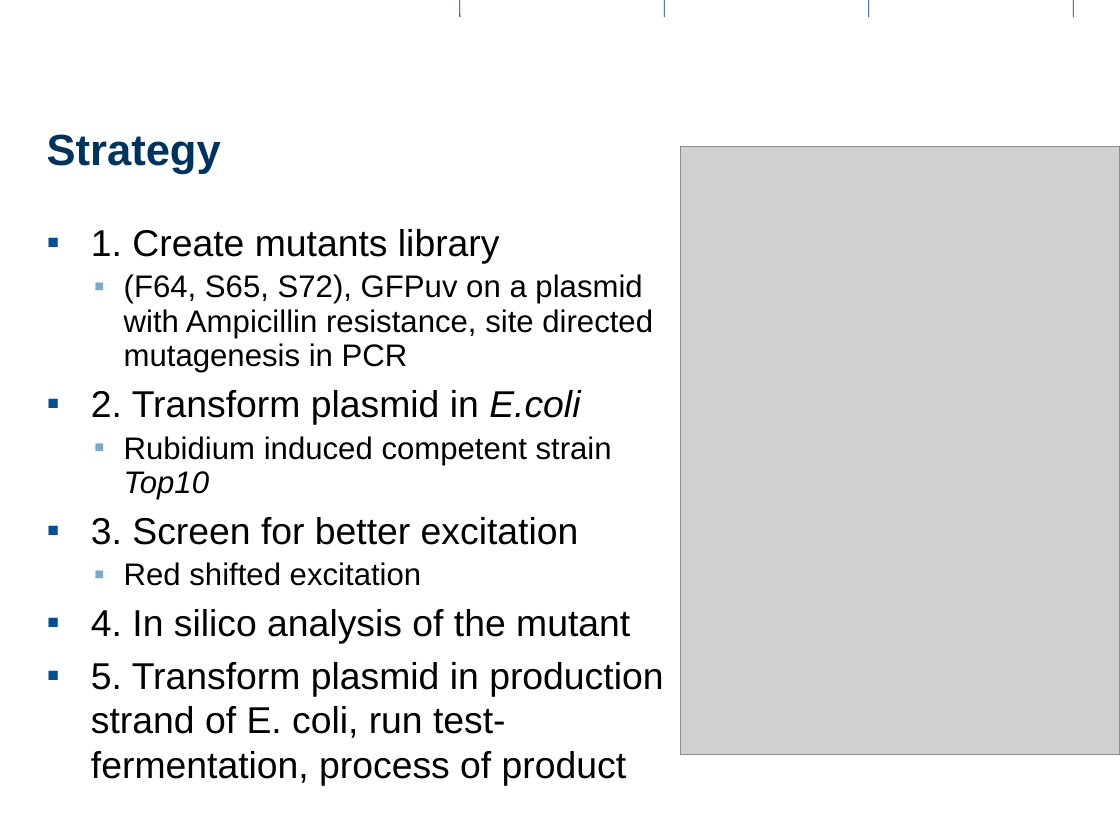
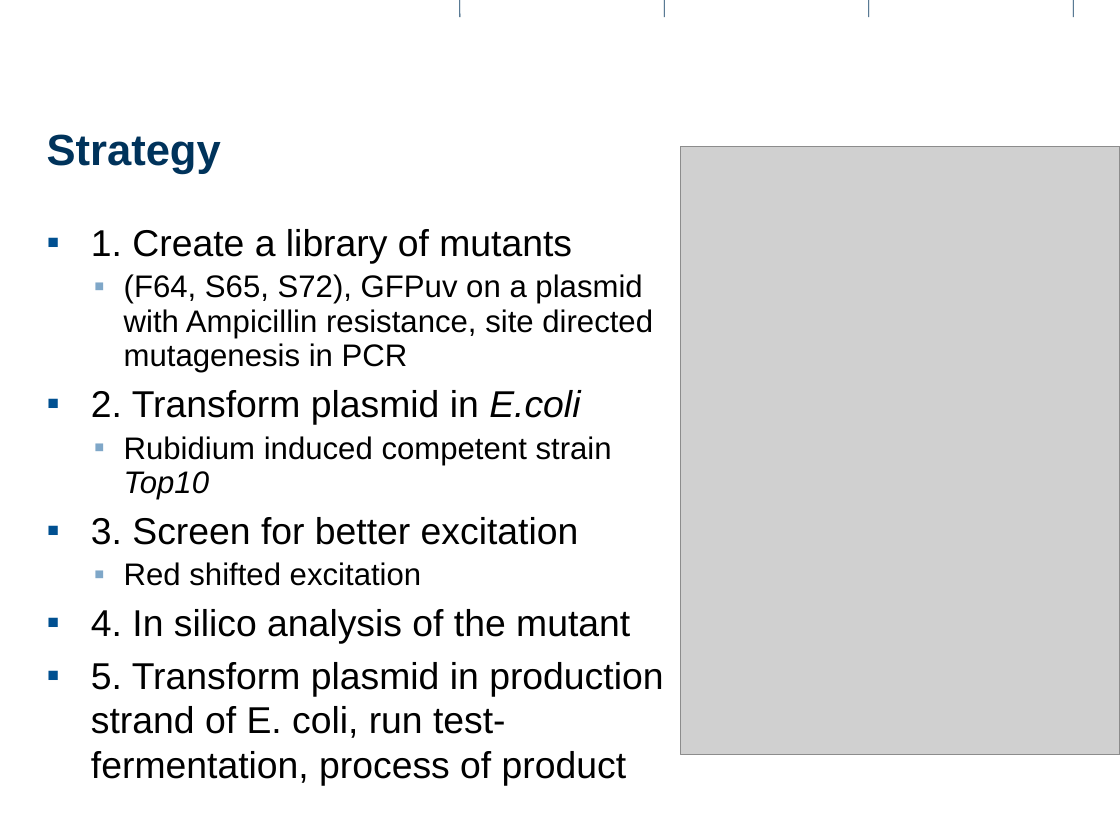
Before and after one commit to Pascal-Stucheli/Lab-Work, a slide deck: slide 4 of Presentation.pptx. Drawn at 1120x840 pixels with LibreOffice and Linux fonts; fonts in the diff are those of the drawing; grey boxes stand for pictures; background and template pictures are left out. Boxes give left, top, right and bottom in pixels: in the first picture for what was removed or moved away, otherwise in the second. Text is boxed around its words. In the diff, an @@ line names an element or a change of style, - is before the commit and + after.

```diff
--- a/Presentation.pptx
+++ b/Presentation.pptx
@@ text at (x1=91, y1=229, x2=572, y2=263): text changed @@
-▪ 1. Create mutants library
+▪ 1. Create a library of mutants
```
Also in this commit, not shown: 4 other slides changed.
